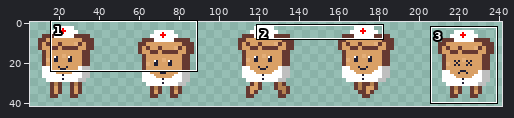
File history of a sprite sheet, ToastApocalypse/Assets/Sprite/Character/Nurse Toast.png. Above, an overview of the earlier version with the close-up marked.
Close-up. Before the edit:
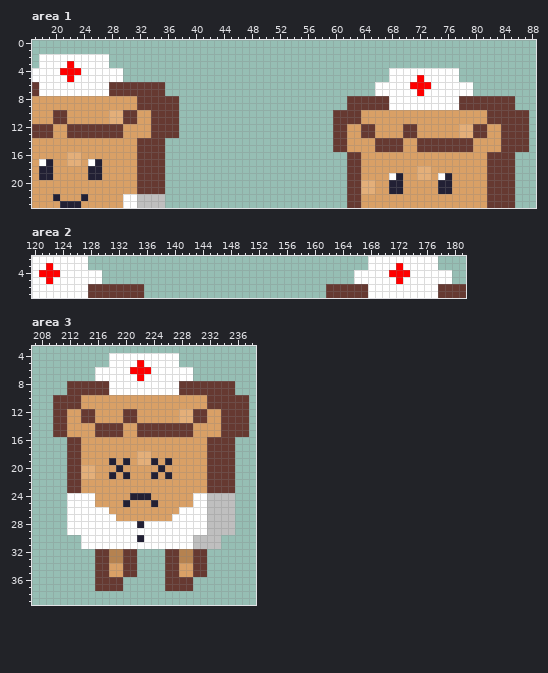
The file is 300x50 pixels. Shown: area 1: x 17..88, y 0..23; area 2: x 120..181, y 2..7; area 3: x 207..238, y 3..39. The wide view leaves out empty margins.
Once edited:
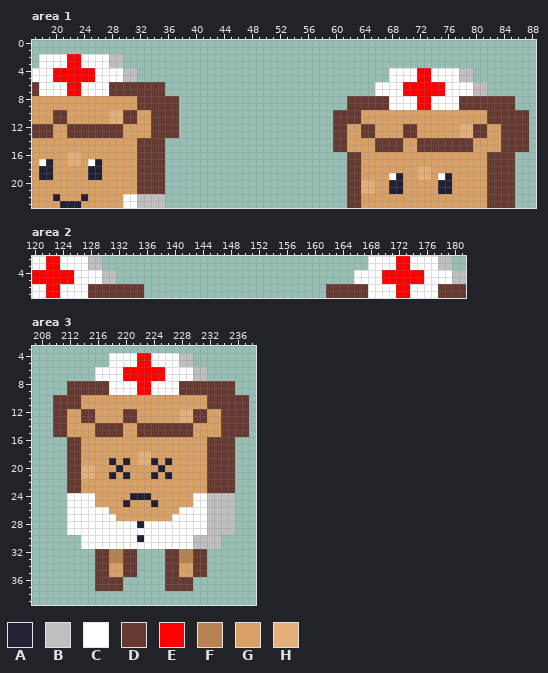
Palette (. is transparent): A #222034  B #bfbfbf  C #ffffff  D #663931  E #ff0000  F #b58250  G #d9a066  H #e4af79
The commit says: 며칠 후에 구글 애드몹에 플레이 스토어 연결하기
Edits made:
Area 1:
There is now colour B in rows 2 to 3 at x 28 to 29; in rows 4 to 5 at x 30 to 31 and 78 to 79; in rows 6 to 7 at x 80 to 81.
The edit turns colour C into colour E in row 2 at x 22 to 23; in row 3 at x 23; in row 4 at x 20, 24 to 25 and 72 to 73; in row 5 at x 20 to 21, 23 to 25 and 73; in row 6 at x 22 to 23, 70 and 74 to 75; in row 7 at x 22 to 23, 70 to 71 and 73 to 75.
The edit turns colour C into colour E in rows 8 to 9 at x 72 to 73.
Area 2:
There is now colour B in rows 2 to 3 at x 128 to 129 and 178 to 179; in rows 4 to 5 at x 130 to 131 and 180 to 181.
The edit turns colour C into colour E in row 2 at x 122 to 123 and 172 to 173; in row 3 at x 123 and 173; in row 4 at x 120, 124 to 125, 170 and 174 to 175; in row 5 at x 120 to 121, 123 to 125, 170 to 171 and 173 to 175; in rows 6 to 7 at x 122 to 123 and 172 to 173.
Area 3:
There is now colour B in rows 4 to 5 at x 228 to 229; in rows 6 to 7 at x 230 to 231.
The edit turns colour C into colour E in row 4 at x 222 to 223; in row 5 at x 223; in row 6 at x 220 and 224 to 225; in row 7 at x 220 to 221 and 223 to 225; in rows 8 to 9 at x 222 to 223.
